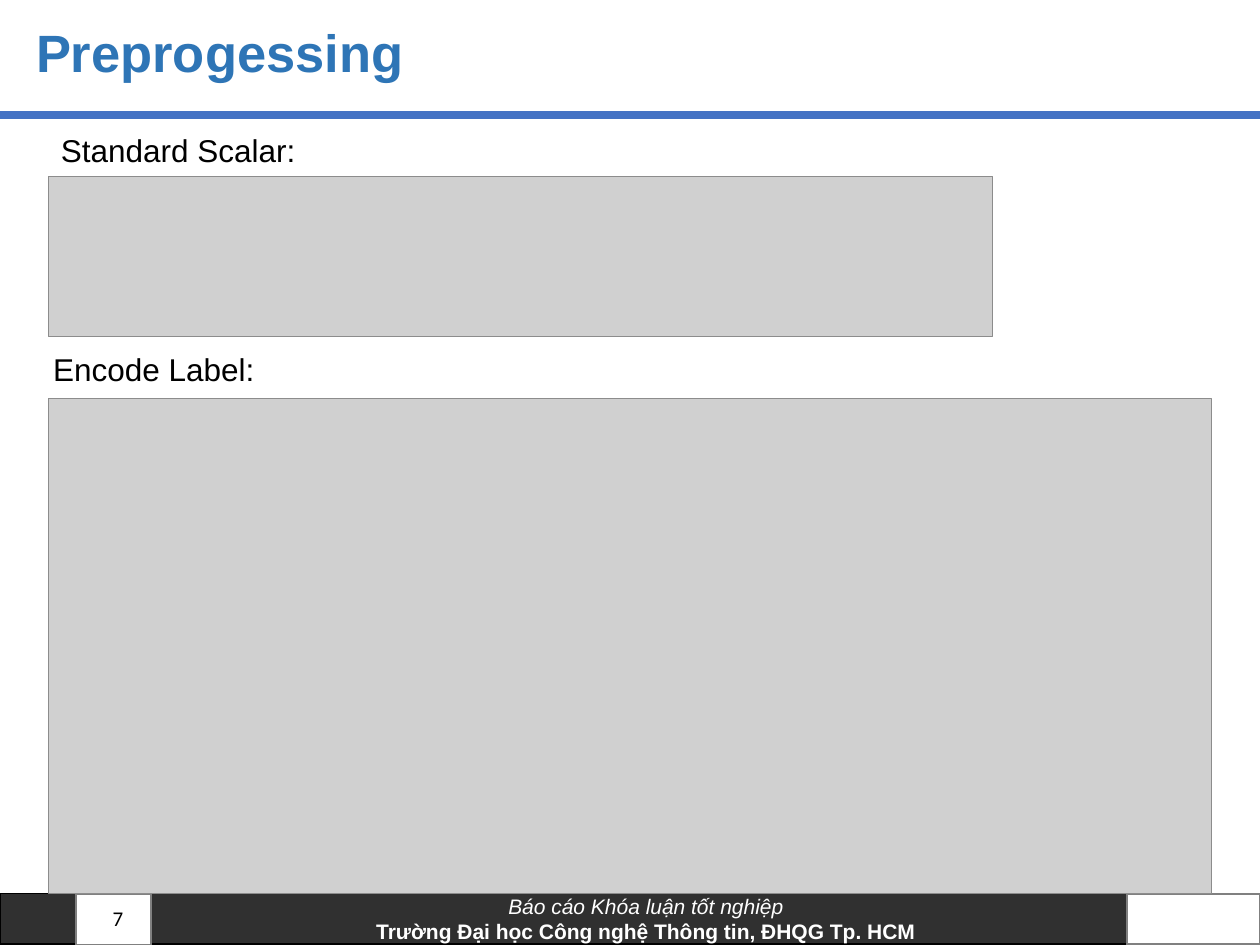
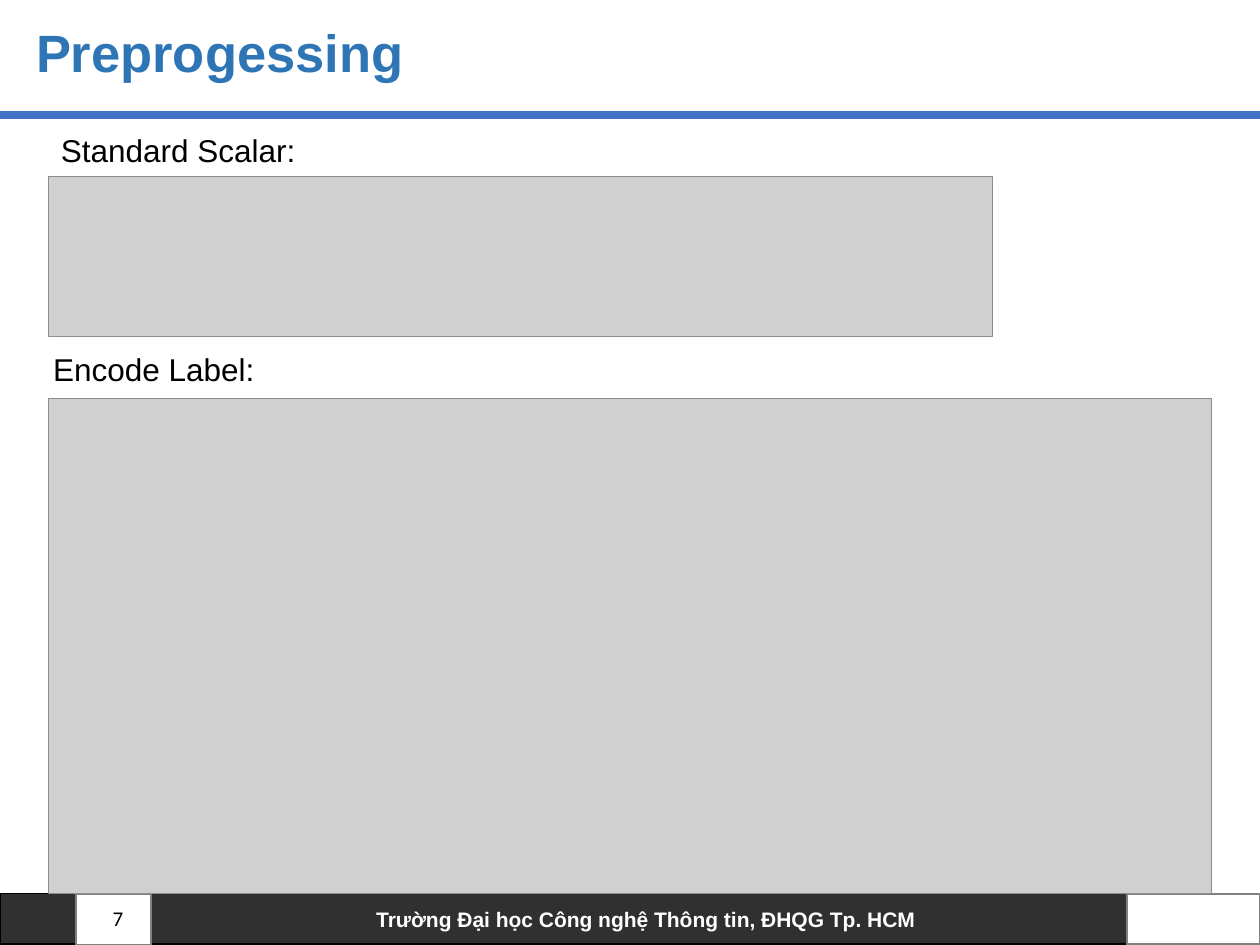
Before and after one commit to truclb/AnToanHeThongTin, a slide deck: slide 7 of FederatedLearning.pptx. Drawn at 1260x945 pixels with LibreOffice and Linux fonts; fonts in the diff are those of the drawing; grey boxes stand for pictures; background and template pictures are left out. Boxes give left, top, right and bottom in pixels: in the first picture for what was removed or moved away, otherwise in the second. Text is boxed around its words. In the diff, an @@ line names an element or a change of style, - is before the commit and + after.

```diff
--- a/FederatedLearning.pptx
+++ b/FederatedLearning.pptx
@@ text in rectangle at bbox=[508, 898, 783, 919]: paragraph removed @@
-Báo cáo Khóa luận tốt nghiệp
```
Also in this commit, not shown: 11 other slides changed, 3 slides added.
